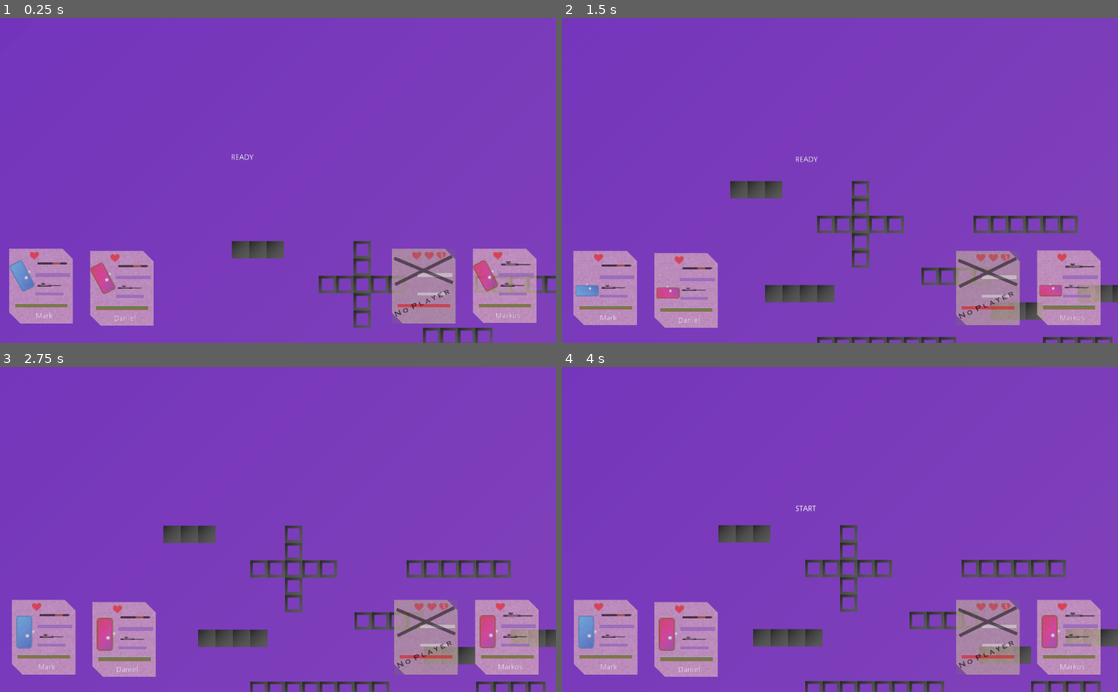
Above: before the commit, frames 1-4 (two rows, left to right).
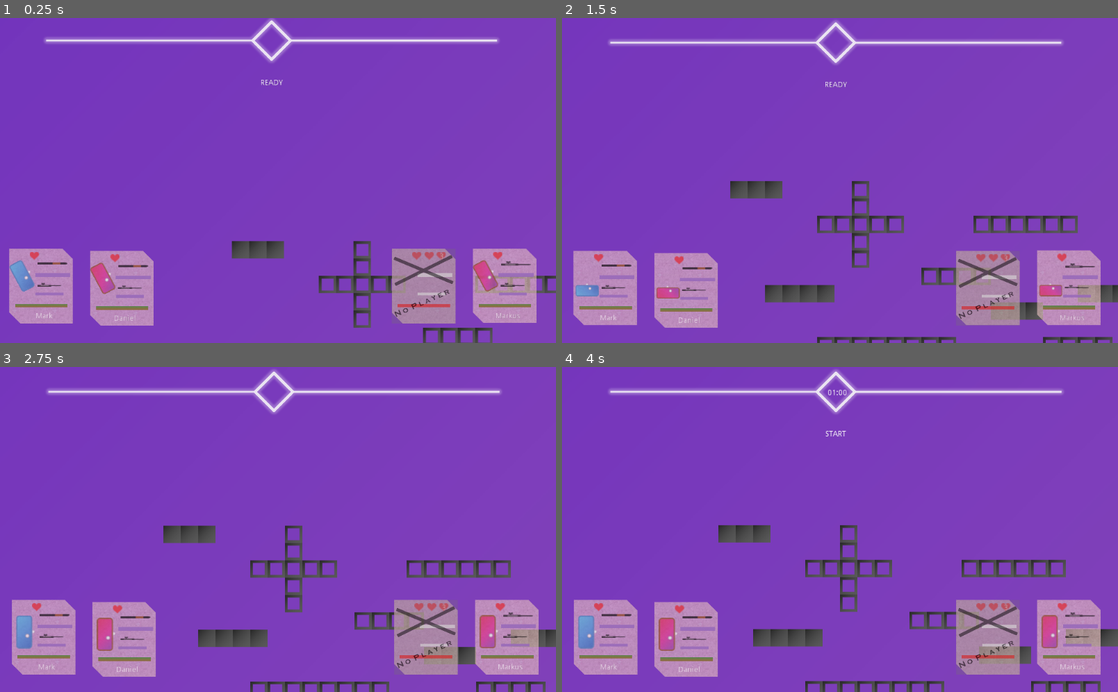
Above: after the commit, the same moments.

Repository: XanMarta/godot-game-battlefield
Game: Godot game, scene res://src/Game/PlayGround.tscn
The game is run twice, just before and just after one commit, with the same random seed, the same clock (stepped at 60 frames per second) and the same inputs.
Inputs:
- Up to frame 1 (0.25 s): no input
- Up to frame 2 (1.5 s): no input
- Up to frame 3 (2.75 s): no input
- Up to frame 4 (4 s): tap Enter at 2.75 s

The runs differ from the first frame. In frame 1, 1.9% of the frame differs, in the area x 7-90%, y 0-44%; in frame 2, 1.9%; in frame 3, 1.9%; in frame 4, 2.0%, in the area x 8-91%, y 0-45%.

Commit message:
Add Timer system

Diff:
--- a/src/GUI/GameGUI.gd
+++ b/src/GUI/GameGUI.gd
@@ -15,14 +15,15 @@
 	yield(get_tree().create_timer(1.0), "timeout")
 	$Label.show()
 	$Label.text = "START"
+	$Timer.start(60)
 	emit_signal("start_game")
 	yield(get_tree().create_timer(2.0), "timeout")
 	$Label.hide()
 
+
+
 func end(text = "END GAME"):
 	$Label.show()
-	if text != "END GAME":
-		text = text + " WIN"
 	$Label.text = text
 	yield(get_tree().create_timer(3.0), "timeout")
 	$Label.hide()
--- a/src/GUI/GameGUI.tscn
+++ b/src/GUI/GameGUI.tscn
@@ -1,17 +1,23 @@
-[gd_scene load_steps=2 format=2]
+[gd_scene load_steps=3 format=2]
 
 [ext_resource path="res://src/GUI/GameGUI.gd" type="Script" id=1]
+[ext_resource path="res://src/GameElement/Timer.tscn" type="PackedScene" id=2]
 
 [node name="GameGUI" type="Node2D"]
 script = ExtResource( 1 )
 
 [node name="Label" type="Label" parent="."]
-margin_left = 429.933
-margin_top = 255.133
-margin_right = 613.933
-margin_bottom = 296.133
+margin_left = 437.0
+margin_top = 106.0
+margin_right = 572.0
+margin_bottom = 142.0
 text = "Start game"
+align = 1
+valign = 1
 uppercase = true
 __meta__ = {
 "_edit_use_anchors_": false
 }
+
+[node name="Timer" parent="." instance=ExtResource( 2 )]
+[connection signal="time_out" from="Timer" to="." method="end" binds= [ "TIME OUT" ]]
--- a/src/Game/PlayGround.gd
+++ b/src/Game/PlayGround.gd
@@ -51,7 +51,7 @@
 	if is_running:
 		$Map.end_game()
 		if winner != null:
-			$Screen/GameGUI.end(winner)
+			$Screen/GameGUI.end(winner + " WIN")
 		else:
 			$Screen/GameGUI.end()
 		is_running = false
--- /dev/null
+++ b/src/GameElement/Timer.gd
@@ -0,0 +1,33 @@
+extends Node2D
+
+signal time_out
+
+
+
+var current_time = 120 setget update_time
+
+
+func start(second = 120):
+	$Timer.start()
+	$Timer_ray.max_value = second
+	self.current_time = second
+
+
+func update_time(value):
+	current_time = value
+	var minute = current_time / 60
+	var second = current_time - minute * 60
+	var text = ""
+	text = text + str(minute) if minute >= 10 else text + "0" + str(minute)
+	text += ":"
+	text = text + str(second) if second >= 10 else text + "0" + str(second)
+	$Clock.text = text
+	$Timer_ray.value = value
+
+	if current_time == 0:
+		$Timer.stop()
+		emit_signal("time_out")
+
+
+func _on_Timer_timeout():
+	self.current_time -= 1
--- /dev/null
+++ b/src/GameElement/Timer.tscn
@@ -0,0 +1,34 @@
+[gd_scene load_steps=4 format=2]
+
+[ext_resource path="res://src/GameElement/Timer.gd" type="Script" id=1]
+[ext_resource path="res://Assets/Timer_ray.png" type="Texture" id=2]
+[ext_resource path="res://Assets/Timer_ray_sub.png" type="Texture" id=3]
+
+[node name="Timer" type="Node2D"]
+script = ExtResource( 1 )
+
+[node name="Clock" type="Label" parent="."]
+margin_left = 488.844
+margin_top = 40.7352
+margin_right = 528.844
+margin_bottom = 54.7352
+__meta__ = {
+"_edit_use_anchors_": false
+}
+
+[node name="Timer_ray" type="TextureProgress" parent="."]
+modulate = Color( 1, 1, 1, 0.690196 )
+margin_left = 81.4328
+margin_top = 5.68434e-14
+margin_right = 2201.43
+margin_bottom = 229.0
+rect_scale = Vector2( 0.4, 0.4 )
+value = 100.0
+texture_under = ExtResource( 3 )
+texture_progress = ExtResource( 2 )
+__meta__ = {
+"_edit_use_anchors_": false
+}
+
+[node name="Timer" type="Timer" parent="."]
+[connection signal="timeout" from="Timer" to="." method="_on_Timer_timeout"]
Binary file added: Assets/Timer_ray.png
Not shown, added: Assets/Timer_ray.png.import
Binary file added: Assets/Timer_ray_sub.png
Not shown, added: Assets/Timer_ray_sub.png.import
